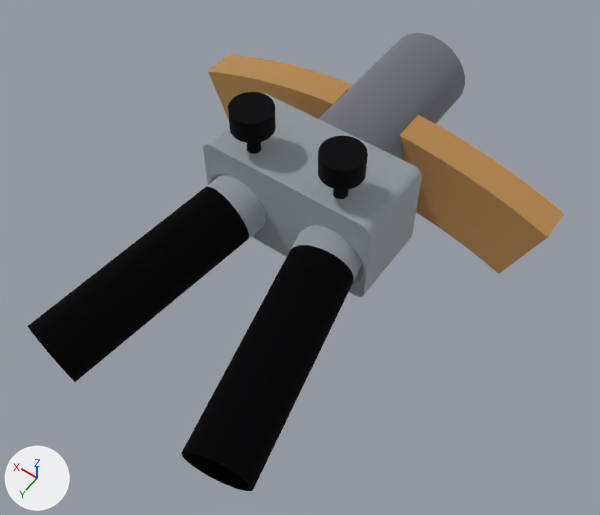
One commit to the glTF model goto-rebuild/out/truss_joints/socket_detail.glb: the scene before it, then after it.
One viewpoint serves both versions: a 50 mm camera at (-152.0, 133.0, 554.0) aimed at (-11.0, -63.0, 244.0). The lights are fixed; the arrows at lower left show +X, +Y and +Z. The first picture is the older version. Where no turn or scale is listed for an object, it has been applied to the vertices. Vertices at exactly the same position are counted once.

Script lines for the objects in view, before the commit:
```python
me_box_ring = bpy.data.meshes.new('box_ring')
me_box_ring.from_pydata(...)  # 236 vertices, 468 faces; spans x -102.0..102.0, y -153.0..-135.0, z 212.0..272.0
me_box_ring.materials.append(mat_mat_4)  # beige #dbb87f
me_knobs = bpy.data.meshes.new('knobs')
me_knobs.from_pydata(...)  # 1008 vertices, 2008 faces; spans x -33.9..33.9, y -86.4..-66.1, z 261.9..310.2
me_knobs.materials.append(mat_mat_1)  # black #262629
me_plug_1 = bpy.data.meshes.new('plug_1')
me_plug_1.from_pydata(...)  # 1008 vertices, 2012 faces; spans x 9.8..49.6, y -86.5..-10.8, z 236.0..272.7
me_plug_1.materials.append(mat_mat_0)  # light grey #c2c7cc
me_socket_block = bpy.data.meshes.new('socket_block')
me_socket_block.from_pydata(...)  # 2742 vertices, 5496 faces; spans x -45.7..45.7, y -147.3..-66.0, z 235.0..285.8
me_socket_block.materials.append(mat_mat_0)  # light grey #c2c7cc
me_stub = bpy.data.meshes.new('stub')
me_stub.from_pydata(...)  # 504 vertices, 1008 faces; spans x -22.5..22.5, y -198.1..-109.2, z 237.8..282.9
me_stub.materials.append(mat_mat_3)  # grey #9ea1a8
ob_box_ring = bpy.data.objects.new('box_ring', me_box_ring)
ob_box_ring.location = (0.0, 0.0, 0.0)
ob_knobs = bpy.data.objects.new('knobs', me_knobs)
ob_knobs.location = (0.0, 0.0, 0.0)
ob_plug_1 = bpy.data.objects.new('plug_1', me_plug_1)
ob_plug_1.location = (0.0, 0.0, 0.0)
ob_socket_block = bpy.data.objects.new('socket_block', me_socket_block)
ob_socket_block.location = (0.0, 0.0, 0.0)
ob_stub = bpy.data.objects.new('stub', me_stub)
ob_stub.location = (0.0, 0.0, 0.0)
# also in view: 'plug_-1' at (-30.0, -49.0, 254.0); 'pole_1' at (37.0, -8.0, 249.0); 'pole_-1' at (-37.0, -8.0, 249.0)
```
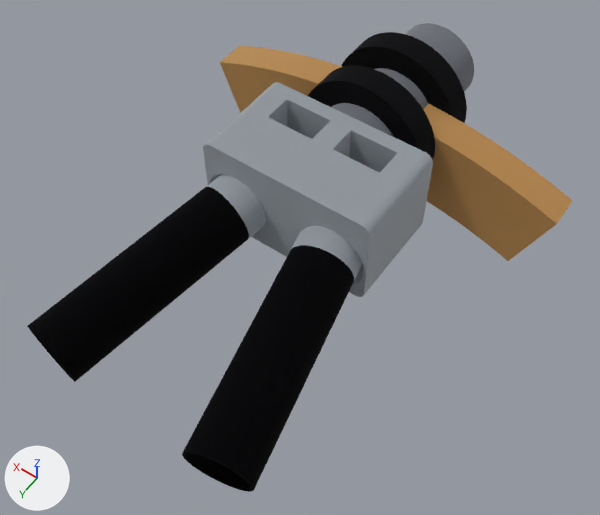
The newer file is also turned or shifted as a whole; pictures and numbers use the older file's frame.

What the commit changed:
me_socket_block is used by ob_socket_block; location (0.0, 0.0, 0.0).
me_socket_block had 2742 vertices, 5496 faces and spanned x -45.7..45.7, y -147.3..-66.0, z 235.0..285.8.
me_socket_block now has 2634 vertices, 5272 faces and spans x -45.7..45.7, y -157.4..-66.0, z 235.0..285.8.
me_socket_block part 1: 7 vertices moved within x -40.4..-10.5, y -66.0, z 238.6..272.3; 2592 vertices removed from x -45.7..45.7, y -147.3..-66.0, z 235.0..285.8; 2484 vertices added at x -45.7..45.7, y -157.4..-66.0, z 235.0..285.8.
me_stub is used by ob_stub; location (0.0, 0.0, 0.0).
me_stub had 504 vertices, 1008 faces and spanned x -22.5..22.5, y -198.1..-109.2, z 237.8..282.9.
me_stub now has 504 vertices, 1008 faces and spans x -22.5..22.5, y -208.2..-119.3, z 237.8..282.9.
me_stub part 2: the whole mesh is moved by (0.0, -10.1, 0.0).
me_box_ring is used by ob_box_ring; location (0.0, 0.0, 0.0).
me_box_ring had 236 vertices, 468 faces and spanned x -102.0..102.0, y -153.0..-135.0, z 212.0..272.0.
me_box_ring now has 236 vertices, 468 faces and spans x -102.0..102.0, y -163.0..-145.0, z 212.0..272.0.
me_box_ring part 3: the whole mesh is moved by (0.0, -10.0, 0.0).
Mesh me_stub_collars is new.
It has 1008 vertices, 2016 faces and spans x -34.9..34.9, y -175.0..-129.0, z 225.4..295.3.
It uses material mat_mat_1 (black #262629).
Object 'knobs' (ob_knobs) is deleted.
Object 'stub_collars' (ob_stub_collars) is new; it shows me_stub_collars.
Its location is (0.0, -1.7, 0.0).

Location of each change, (x1, y1, x2, y2) in pixels of the pictures (600 x 515 px):
'socket_block', reshaped: before (203, 93, 422, 297); after (203, 82, 433, 297)
'box_ring', moved: before (208, 55, 564, 274); after (220, 46, 572, 261)
'stub', moved: before (319, 33, 465, 159); after (331, 23, 474, 137)
'stub_collars', added (black): after (308, 32, 467, 160)
'knobs', deleted (black): before (228, 92, 368, 199)
